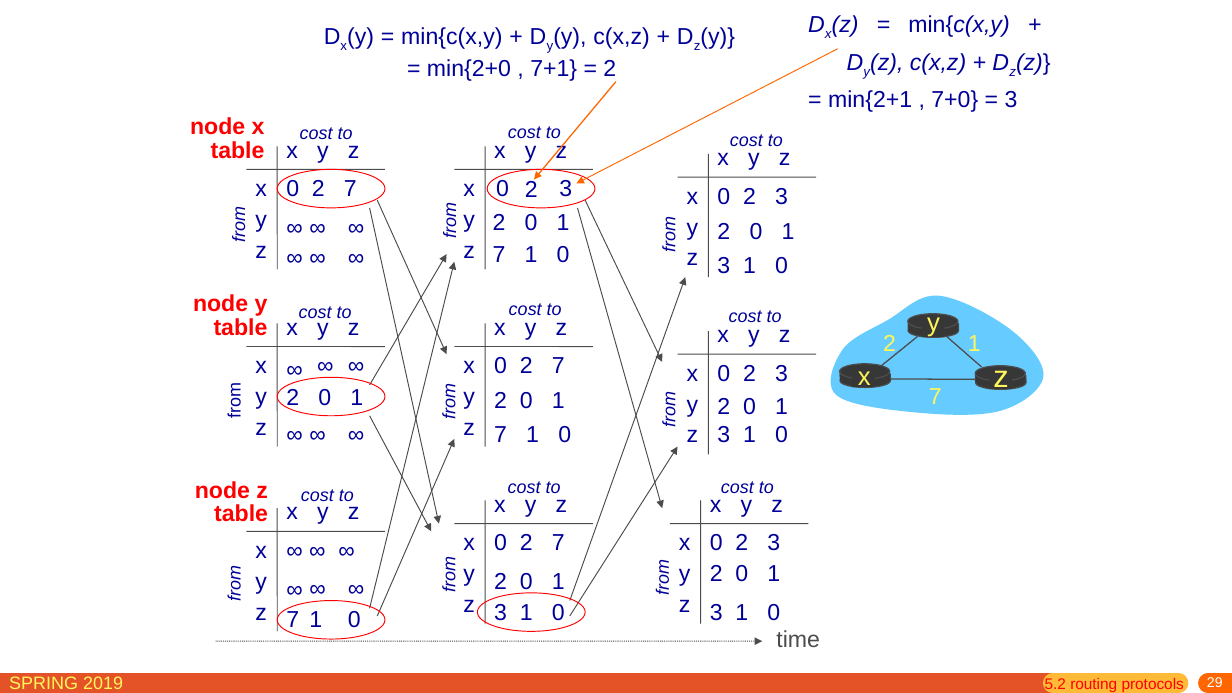
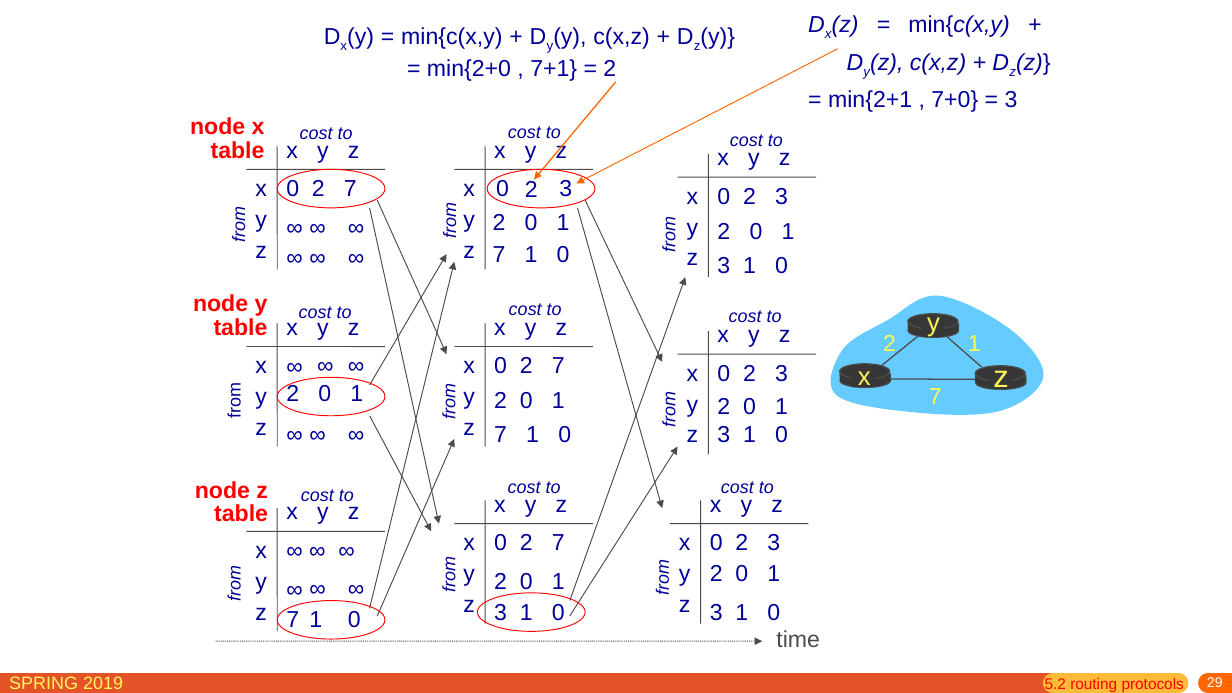
Before and after one commit to jichenghu/PPT_networkDistributed, a slide deck: slide 29 of chapter5.pptx. Drawn at 1232x693 pixels with LibreOffice and Linux fonts; fonts in the diff are those of the drawing. Boxes give left, top, right and bottom in pixels: in the first picture for what was removed or moved away, otherwise in the second. Text is boxed around its words. In the diff, an @@ line names an element or a change of style, - is before the commit and + after.

```diff
--- a/chapter5.pptx
+++ b/chapter5.pptx
@@ text "∞": place and size @@
-text "∞" at [286,389,363,411]
+text "∞" at [286,383,363,407]
```
Also in this commit, not shown: 5 other slides changed, 55 slides added, 1 other file.
